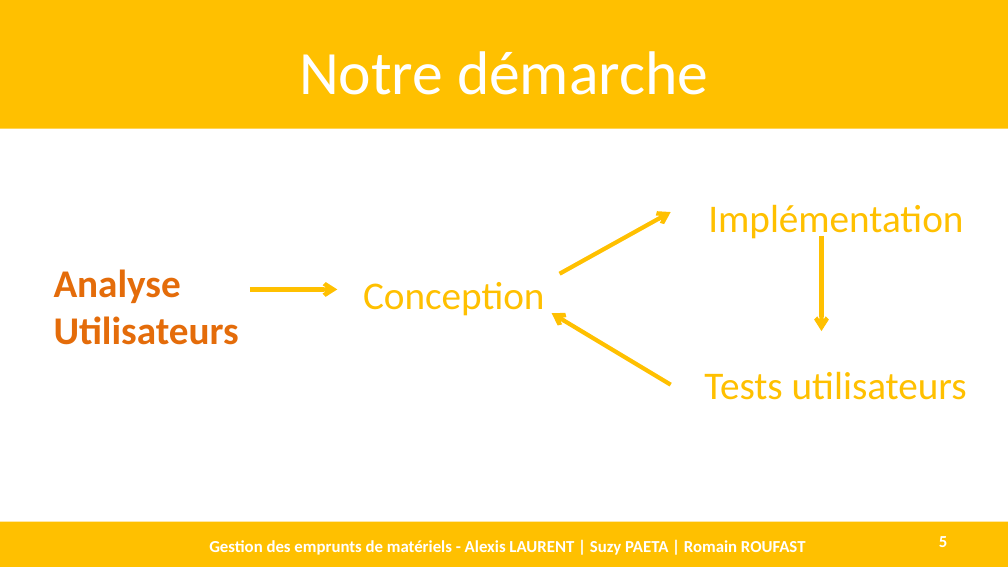
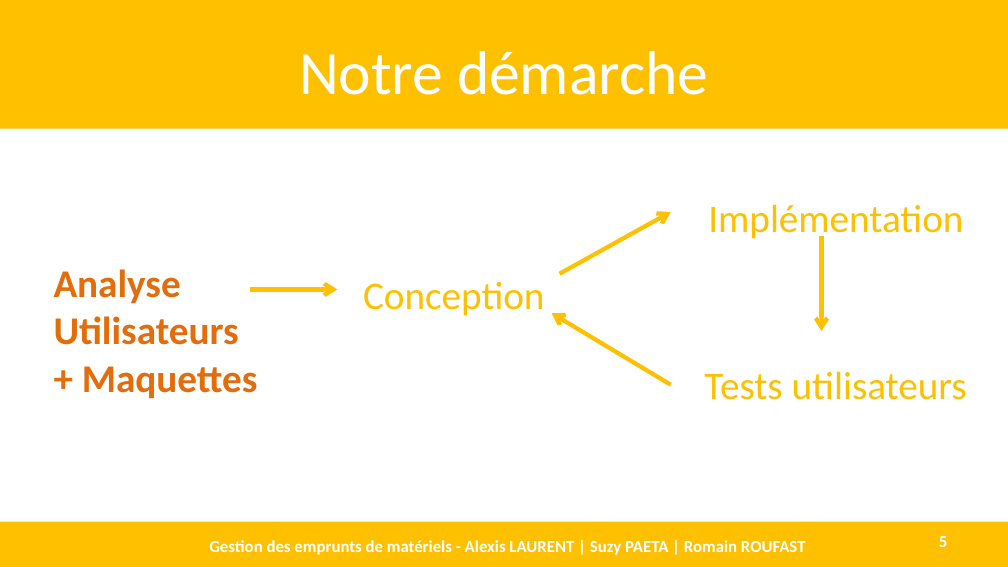
Before and after one commit to AlexisLaurent/Gestion_des_Emprunts, a slide deck: slide 5 of Livrables/D1.3 - DEF.pptx. Drawn at 1008x567 pixels with LibreOffice and Linux fonts; fonts in the diff are those of the drawing. Boxes give left, top, right and bottom in pixels: in the first picture for what was removed or moved away, otherwise in the second. Text is boxed around its words. In the diff, an @@ line names an element or a change of style, - is before the commit and + after.

```diff
--- a/Livrables/D1.3 - DEF.pptx
+++ b/Livrables/D1.3 - DEF.pptx
@@ text at (x1=82, y1=366, x2=258, y2=398): paragraph added @@
++ Maquettes
```
Also in this commit, not shown: 15 other slides changed, 3 slides removed.
